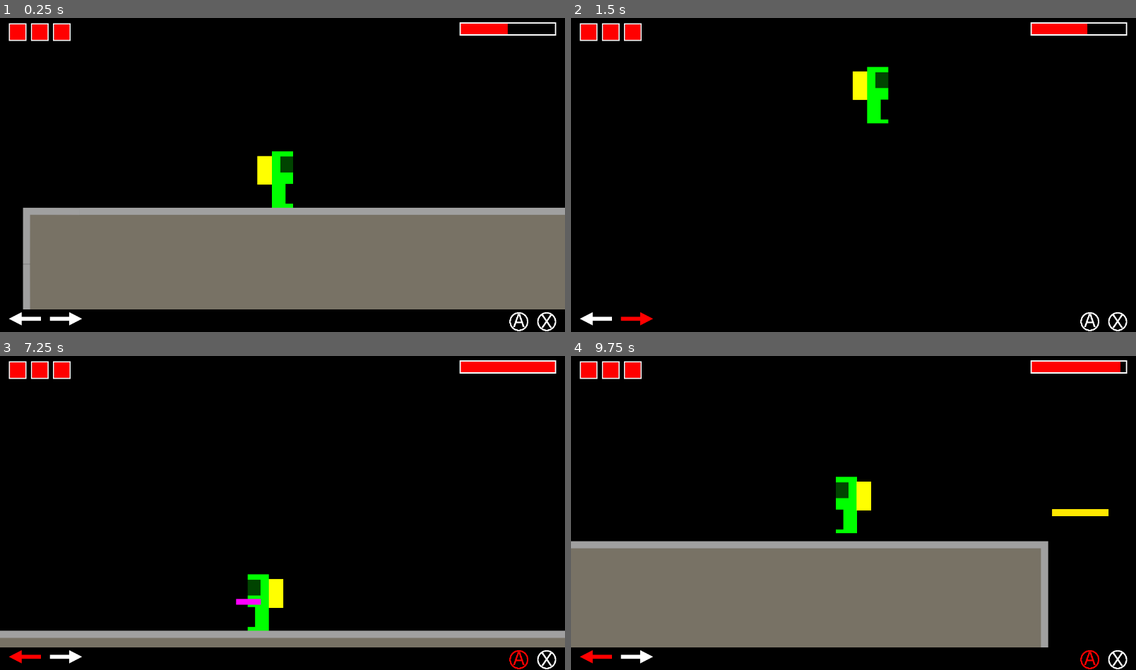
Above: before the commit, frames 1-4 (two rows, left to right).
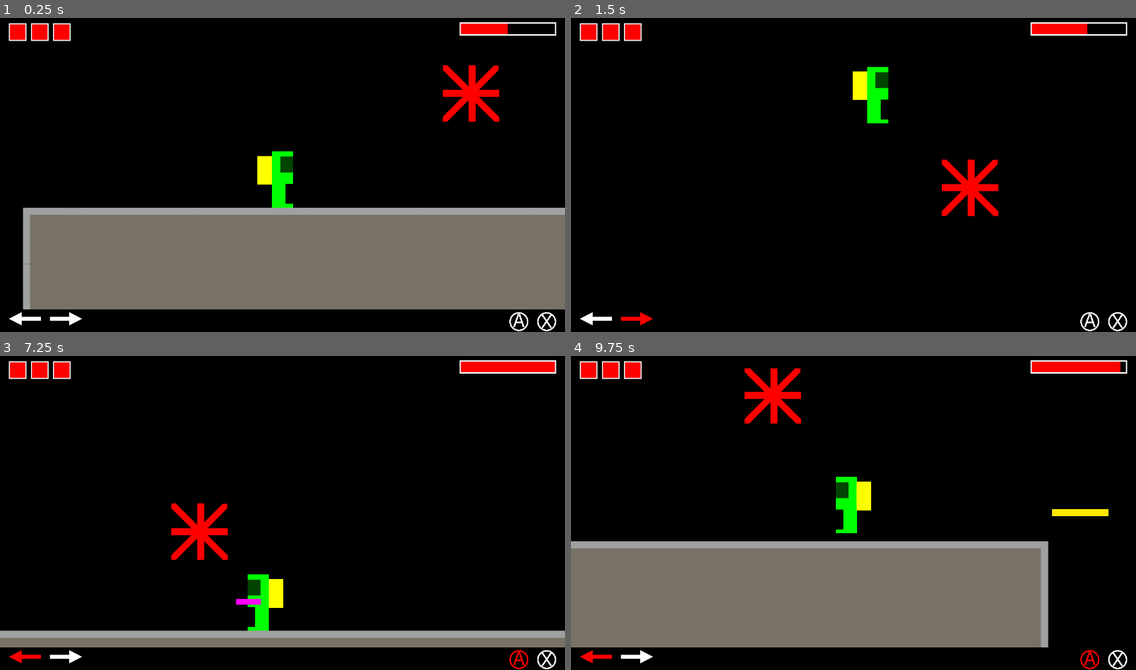
Above: after the commit, the same moments.

Repository: alidion/vectoria-savior
Game: Godot game, scene res://Scenes/Levels/pilot_level.tscn
Same seed, same stepped clock (60 frames per second), same inputs: the game is played once before the commit and once after it. This scene is started directly instead of the project's main scene.
Inputs:
- Up to frame 1 (0.25 s): no input
- Up to frame 2 (1.5 s): tap Enter (ui_accept) at 0.5, 0.6 s; hold Space (JUMP) 0.53-1.28 s; hold Right (RIGHT) from 0.53 s (still down); tap Space (JUMP) at 1.35 s
- Up to frame 3 (7.25 s): tap Space (JUMP) at 1.52, 1.82, 3.02, 3.32, 3.77, 3.8, 4.07, 4.52, 4.82, 6.02, 6.32 s; tap Enter (ui_accept) at 1.55, 3.05, 4.55, 5.1, 5.85 s; release Right (RIGHT) at 2.03 s; hold Left (LEFT) 2.03-2.78 s; hold Space (JUMP) 2.03-2.78 s; tap Z (ACTION) at 2.1 s; hold Right (RIGHT) 2.78-4.28 s; tap Ctrl (FIRE) at 2.85 s; hold Shift (RUN) 3.53-4.28 s; hold Left (LEFT) 4.28-5.03 s; tap X (SWITCH_MODE) at 4.35 s; hold Right (RIGHT) 5.03-5.78 s; hold Space (JUMP) 5.03-5.78 s; hold Left (LEFT) from 5.78 s (still down); hold Space (JUMP) from 6.53 s (still down)
- Up to frame 4 (9.75 s): release Left (LEFT) at 7.28 s; release Space (JUMP) at 7.28 s; hold Right (RIGHT) 7.28-9.53 s; tap Z (ACTION) at 7.35 s; tap Space (JUMP) at 7.52, 7.82, 9.02, 9.32 s; tap Enter (ui_accept) at 7.55, 9.05 s; hold Space (JUMP) 8.03-8.78 s; tap Ctrl (FIRE) at 8.1 s; tap Shift (RUN) at 8.85 s; hold Left (LEFT) from 9.53 s (still down); hold Space (JUMP) from 9.53 s (still down); tap X (SWITCH_MODE) at 9.6 s

The runs differ from the first frame. In frame 1, 1.0% of the frame differs, in the area x 78-89%, y 15-34%; in frame 2, 1.0%, in the area x 65-76%, y 44-64%; in frame 3, 1.0%; in frame 4, 1.0%.

Commit message:
Fix bug path to re-start inverted

Diff:
--- a/Scenes/Enemies/Bug.gd
+++ b/Scenes/Enemies/Bug.gd
@@ -9,24 +9,28 @@
 var gravity = ProjectSettings.get_setting("physics/2d/default_gravity")
 
 var positions: Array
-var next_position_index = 0
+var inverted_positions: Array
+
+var next_position
 
 func _ready():
 	update_configuration_warnings()
 	var markers = $Positions.get_children()
 	for marker in markers:
 		positions.append(marker.global_position)
+	next_position = positions.pop_front()
 
 func _physics_process(_delta):
 	if not Engine.is_editor_hint():
-		if positions.size() > 0:
-			var current_next_position = positions[next_position_index]
+		if position.distance_to(next_position) < 5:
+			inverted_positions.push_front(next_position)
+			if positions.size() == 0:
+				positions = inverted_positions
+				inverted_positions = []
+			next_position = positions.pop_front()
 
-			if position.distance_to(current_next_position) < 2:
-				next_position_index = (next_position_index + 1) % positions.size()
-
-			var direction = (current_next_position - global_position).normalized()
-			velocity = direction * 500
+		var direction = global_position.direction_to(next_position)
+		velocity = direction * SPEED
 
 		move_and_slide()
 
--- /dev/null
+++ b/Scenes/Enemies/bug.gd
@@ -0,0 +1,23 @@
+extends CharacterBody2D
+
+const SPEED = 300.0
+const JUMP_VELOCITY = -400.0
+
+func _physics_process(delta: float) -> void:
+	# Add the gravity.
+	if not is_on_floor():
+		velocity += get_gravity() * delta
+
+	# Handle jump.
+	if Input.is_action_just_pressed("ui_accept") and is_on_floor():
+		velocity.y = JUMP_VELOCITY
+
+	# Get the input direction and handle the movement/deceleration.
+	# As good practice, you should replace UI actions with custom gameplay actions.
+	var direction := Input.get_axis("ui_left", "ui_right")
+	if direction:
+		velocity.x = direction * SPEED
+	else:
+		velocity.x = move_toward(velocity.x, 0, SPEED)
+
+	move_and_slide()
--- a/Scenes/Enemies/bug.tscn
+++ b/Scenes/Enemies/bug.tscn
@@ -1,6 +1,6 @@
 [gd_scene load_steps=7 format=3 uid="uid://bsgxscw6jn37h"]
 
-[ext_resource type="Script" uid="uid://mgwyaayg1mkd" path="res://Components/Characters/HealthComponent.gd" id="1_mge4l"]
+[ext_resource type="Script" path="res://Scenes/Enemies/Bug.gd" id="1_24tvj"]
 [ext_resource type="PackedScene" uid="uid://bqtxltswsnh62" path="res://Components/Characters/health_component.tscn" id="2_lma4m"]
 [ext_resource type="Texture2D" uid="uid://rp7gb1rntyfi" path="res://Assets/Enemies/bug.png" id="2_unf64"]
 [ext_resource type="PackedScene" uid="uid://mobtq3g6bm0h" path="res://Components/Characters/hit_box_component.tscn" id="3_5hnt0"]
@@ -15,7 +15,7 @@
 scale = Vector2(2, 2)
 collision_layer = 8
 collision_mask = 5
-script = ExtResource("1_mge4l")
+script = ExtResource("1_24tvj")
 
 [node name="HealthComponent" parent="." instance=ExtResource("2_lma4m")]
 
--- /dev/null
+++ b/Scenes/Levels/level_3.tscn
@@ -0,0 +1,5 @@
+[gd_scene load_steps=2 format=3 uid="uid://sba38wmkchn0"]
+
+[ext_resource type="PackedScene" uid="uid://7ikf57ab7dol" path="res://Scenes/Levels/base_level.tscn" id="1_6bh4b"]
+
+[node name="Level 3" instance=ExtResource("1_6bh4b")]
--- a/Scenes/Levels/pilot_level.tscn
+++ b/Scenes/Levels/pilot_level.tscn
@@ -1,7 +1,8 @@
-[gd_scene load_steps=3 format=3 uid="uid://bmu5tctg6q7ie"]
+[gd_scene load_steps=4 format=3 uid="uid://bmu5tctg6q7ie"]
 
 [ext_resource type="PackedScene" uid="uid://7ikf57ab7dol" path="res://Scenes/Levels/base_level.tscn" id="1_uythv"]
 [ext_resource type="PackedScene" uid="uid://6er7270vh5gt" path="res://Scenes/Enemies/Human.tscn" id="2_nqb12"]
+[ext_resource type="PackedScene" uid="uid://bsgxscw6jn37h" path="res://Scenes/Enemies/bug.tscn" id="3_m6mbp"]
 
 [node name="PilotLevel" instance=ExtResource("1_uythv")]
 
@@ -10,3 +11,27 @@
 
 [node name="HumanEnemy2" parent="." index="10" instance=ExtResource("2_nqb12")]
 position = Vector2(588, 1474)
+
+[node name="Bug" parent="." index="11" instance=ExtResource("3_m6mbp")]
+position = Vector2(625, 346)
+scale = Vector2(1, 1)
+
+[node name="HitBoxComponent" parent="Bug" index="1" node_paths=PackedStringArray("health_component")]
+health_component = NodePath("../HealthComponent")
+
+[node name="Positions" parent="Bug" index="3"]
+position = Vector2(-110, -171)
+
+[node name="Marker2D" type="Marker2D" parent="Bug/Positions" index="0"]
+position = Vector2(-191, 255)
+
+[node name="Marker2D2" type="Marker2D" parent="Bug/Positions" index="1"]
+position = Vector2(204, -336)
+
+[node name="Marker2D3" type="Marker2D" parent="Bug/Positions" index="2"]
+position = Vector2(438, 226)
+
+[node name="Marker2D4" type="Marker2D" parent="Bug/Positions" index="3"]
+position = Vector2(507, -106)
+
+[editable path="Bug"]
